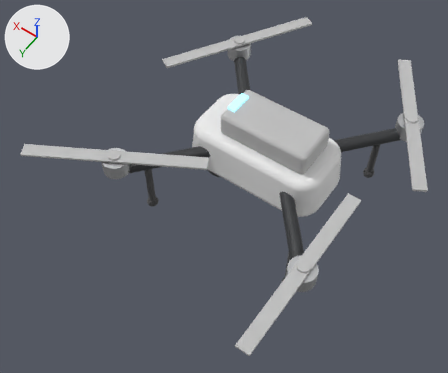
A saved change to the glTF model app/api/cad/prebuilt/showcase_drone_follow/d2.glb.
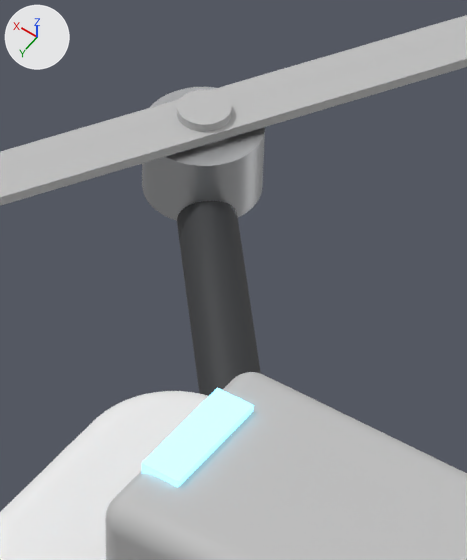
The first picture shows the older version from a 50 mm lens placed at (-0.204, 0.356, 0.524), pointed at (0.022, 0.041, 0.028). The close-ups show the older and then the newer version on the part from 45% to 65% of the width and 5% to 34% of the height of that picture. Only the edits that show in the close-ups are written down. The axes (+X, +Y, +Z) are drawn at upper left. The lights are the same throughout. Where no turn or scale is listed for an object, it has been applied to the vertices.

In view in the first close-up: 'accent.12', 'accent.2', 'accent.30', 'body.1', 'coat.2', 'led.1', 'metal.2'.
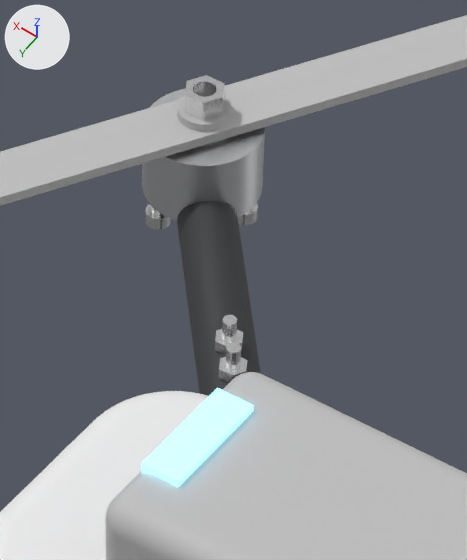
Where the newer file only moved an object's origin or applied its transform, the numbers keep the older frame.

Pixel boxes [x1, y1, x2, y2] of what changed, in the close-ups (467 x 560 px):
'steel.156', added: after [185, 75, 225, 121]
'steel.154', added: after [145, 204, 171, 230]
'steel.149', added: after [219, 357, 247, 383]
'steel.148', added: after [226, 343, 241, 370]
'steel.150', added: after [222, 315, 237, 342]
'steel.151', added: after [215, 329, 243, 355]
'steel.155', added: after [238, 203, 258, 225]
'body.1', unchanged, covered by the edit: before [0, 391, 209, 560]
'body.2', unchanged, uncovered by the edit: after [0, 391, 209, 560]

Edits to the bpy script that builds the scene:
```text
Add mat_stainless_steel_304:
    mat_stainless_steel_304 = principled_material('stainless steel 304')
    mat_stainless_steel_304.base_color = (0.86, 0.86, 0.87)  # white #efeff0
    mat_stainless_steel_304.metallic = 1.0
    mat_stainless_steel_304.roughness = 0.25
Add me_steel_156:
    me_steel_156.from_pydata(...)  # 44 vertices, 88 faces; spans x 0.09911..0.10835, y -0.10773..-0.09973, z -0.00235..0.00235
    me_steel_156.materials.append(mat_stainless_steel_304)  # white #efeff0
Add me_steel_155:
    me_steel_155.from_pydata(...)  # 76 vertices, 148 faces; spans x 0.0936..0.0993, y -0.1127..-0.107, z -0.0075..0.0075
    me_steel_155.materials.append(mat_stainless_steel_304)  # white #efeff0
Add me_steel_154:
    me_steel_154.from_pydata(...)  # 76 vertices, 148 faces; spans x 0.1082..0.1139, y -0.1005..-0.0948, z -0.0075..0.0075
    me_steel_154.materials.append(mat_stainless_steel_304)  # white #efeff0
Add me_steel_151:
    me_steel_151.from_pydata(...)  # 44 vertices, 88 faces; spans x 0.06347..0.06982, y -0.06217..-0.05667, z -0.0012..0.0012
    me_steel_151.materials.append(mat_stainless_steel_304)  # white #efeff0
Add me_steel_149:
    me_steel_149.from_pydata(...)  # 44 vertices, 88 faces; spans x 0.05817..0.06452, y -0.05584..-0.05034, z -0.0012..0.0012
    me_steel_149.materials.append(mat_stainless_steel_304)  # white #efeff0
Add me_steel_150:
    me_steel_150.from_pydata(...)  # 76 vertices, 148 faces; spans x 0.0638..0.0695, y -0.0623..-0.0566, z -0.0115..0.0115
    me_steel_150.materials.append(mat_stainless_steel_304)  # white #efeff0
Add me_steel_148:
    me_steel_148.from_pydata(...)  # 76 vertices, 148 faces; spans x 0.0585..0.0642, y -0.0559..-0.0502, z -0.0115..0.0115
    me_steel_148.materials.append(mat_stainless_steel_304)  # white #efeff0
Add ob_steel_156:
    ob_steel_156 = bpy.data.objects.new('steel.156', me_steel_156)
    ob_steel_156.location = (0.0, 0.0, 0.0838)
Add ob_steel_155:
    ob_steel_155 = bpy.data.objects.new('steel.155', me_steel_155)
    ob_steel_155.location = (0.0, 0.0, 0.0584)
Add ob_steel_154:
    ob_steel_154 = bpy.data.objects.new('steel.154', me_steel_154)
    ob_steel_154.location = (0.0, 0.0, 0.0584)
Add ob_steel_151:
    ob_steel_151 = bpy.data.objects.new('steel.151', me_steel_151)
    ob_steel_151.location = (0.0, 0.0, 0.0681)
Add ob_steel_149:
    ob_steel_149 = bpy.data.objects.new('steel.149', me_steel_149)
    ob_steel_149.location = (0.0, 0.0, 0.0681)
Add ob_steel_150:
    ob_steel_150 = bpy.data.objects.new('steel.150', me_steel_150)
    ob_steel_150.location = (0.0, 0.0, 0.0624)
Add ob_steel_148:
    ob_steel_148 = bpy.data.objects.new('steel.148', me_steel_148)
    ob_steel_148.location = (0.0, 0.0, 0.0624)
```
